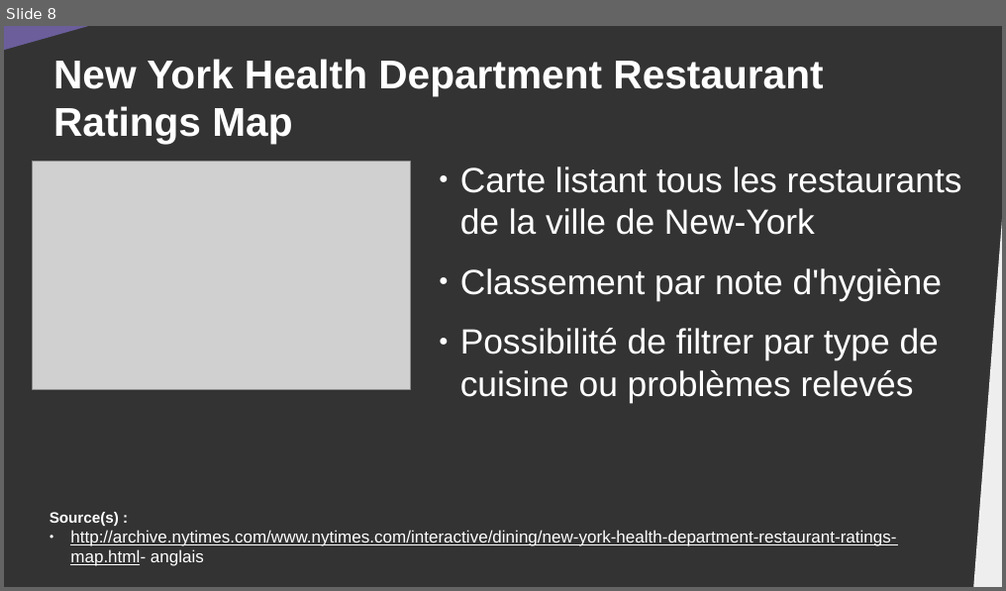
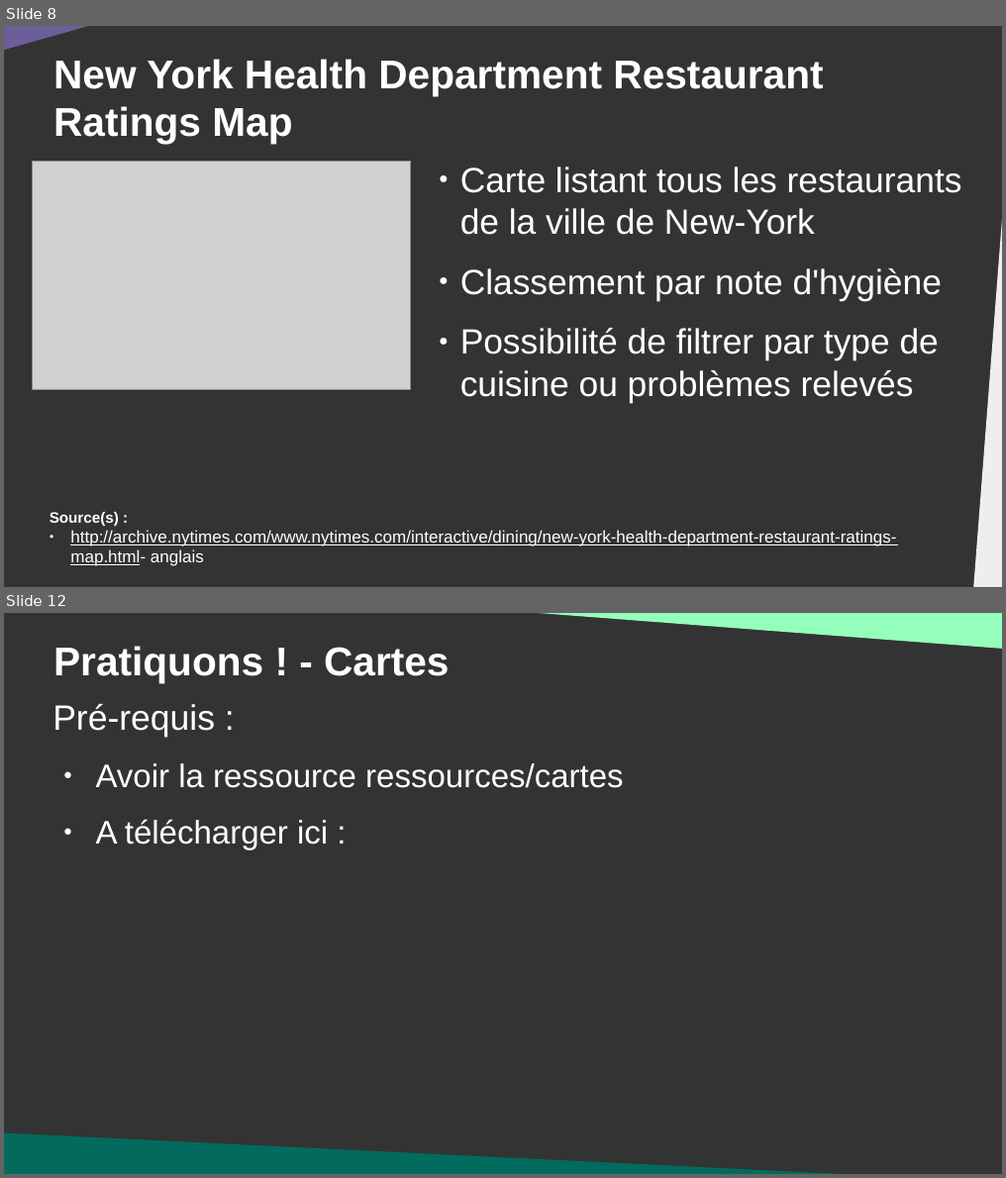
Before and after one commit to DanYellow/cours, a slide deck: data-journalisme-s4/travaux-pratiques/numero-5/presentation.odp. Shown one above the other, each under a label of ours: slide 8 before the commit, slides 8 and 12 after it; the slides between them are not shown. The pictures are 1006x591 and 1006x1178 pixels, drawn with LibreOffice and Linux fonts; fonts in the diff are those of the drawing; grey boxes stand for pictures. Boxes give left, top, right and bottom in pixels: in the first picture for what was removed or moved away, otherwise in the second. Text is boxed around its words. In the diff, an @@ line names an element or a change of style, - is before the commit and + after.

```diff
--- a/data-journalisme-s4/travaux-pratiques/numero-5/presentation.odp
+++ b/data-journalisme-s4/travaux-pratiques/numero-5/presentation.odp
@@ slide 12 added at (4, 613, 1002, 1174), background #333333 @@
@@ right triangle added at (487, 613, 1002, 649), fill #94FFBA @@
@@ title added at (54, 646, 449, 682), 32 pt, text #FFFFFF, bold @@
+Pratiquons ! - Cartes
@@ text added at (53, 704, 623, 851), 26 pt, text #FFFFFF @@
+Pré-requis :
+● Avoir la ressource ressources/cartes
+● A télécharger ici :
@@ right triangle added at (4, 1133, 938, 1174), fill #026B5D @@
```
Also in this commit, not shown: 3 slides changed, 1 other slide added, 16 other files.
